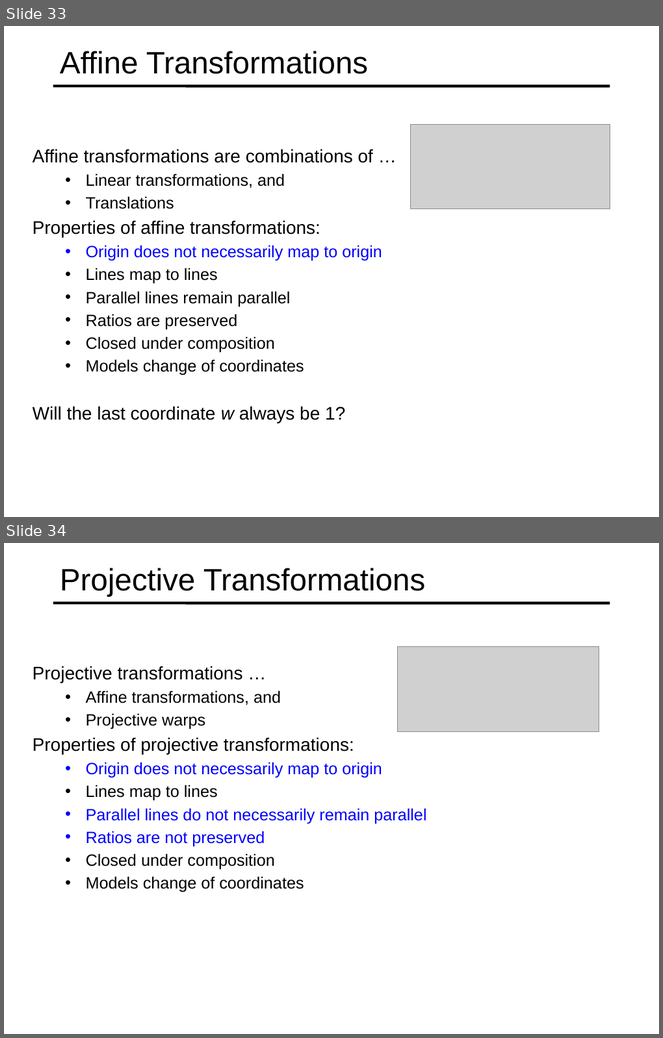
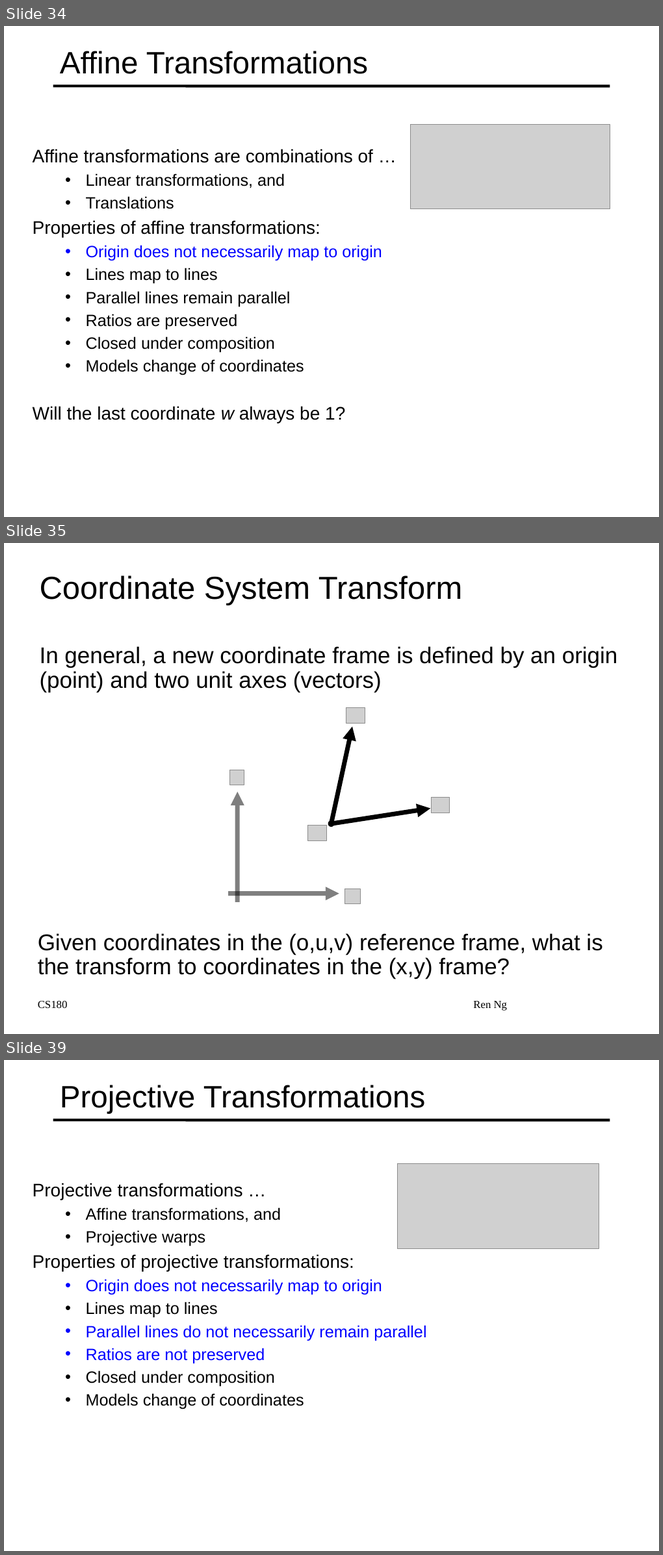
Before and after one commit to cal-cs180/cal-cs180.github.io, a slide deck: fa26/Lectures/ImageTransformations2026.pptx. Shown one above the other, each under a label of ours: slides 33 and 34 before the commit, slides 34, 35 and 39 after it; the slides between them are not shown. The pictures are 663x1038 and 663x1555 pixels, drawn with LibreOffice and Linux fonts; fonts in the diff are those of the drawing; grey boxes stand for pictures. Boxes give left, top, right and bottom in pixels: in the first picture for what was removed or moved away, otherwise in the second. Text is boxed around its words. In the diff, an @@ line names an element or a change of style, - is before the commit and + after.

Commit message:
fa26: replace Oct 6 Image Transformations with Ren's updated deck
Updated slides from Ren Ng (Re: Slides for today) — adds announcements
and expands to 49 pages; keep schedule title and ambassadors thumbnail.

```diff
--- a/fa26/Lectures/ImageTransformations2026.pptx
+++ b/fa26/Lectures/ImageTransformations2026.pptx
@@ slide 35 added at (x1=4, y1=543, x2=659, y2=1034), background #FFFFFF @@
@@ title added at (x1=40, y1=575, x2=462, y2=605), 35 pt, text #000000 @@
+Coordinate System Transform
@@ text added at (x1=40, y1=646, x2=618, y2=692), 25 pt, text #000000 @@
+In general, a new coordinate frame is defined by an origin (point) and two unit axes (vectors)
@@ group added at (x1=228, y1=707, x2=449, y2=904): 5 pictures, 4 arrows, 1 ellipse @@
@@ text added at (x1=38, y1=934, x2=603, y2=979), 25 pt, text #000000 @@
+Given coordinates in the (o,u,v) reference frame, what is the transform to coordinates in the (x,y) frame?
@@ text added at (x1=38, y1=1001, x2=68, y2=1008), 12 pt, text #000000 @@
+CS180
@@ text added at (x1=473, y1=1001, x2=508, y2=1011), 12 pt, text #000000 @@
+Ren Ng
@@ what was slide 33 is now slide 34 @@
@@ what was slide 34 is now slide 39 @@
```
Also in this commit, not shown: 1 slide changed, 11 other slides added, 1 other file.
